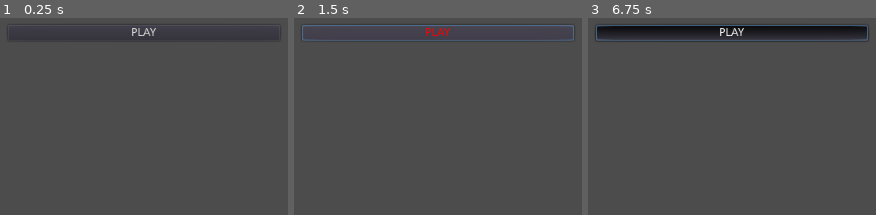
Above: before the commit, frames 1-3 (left to right).
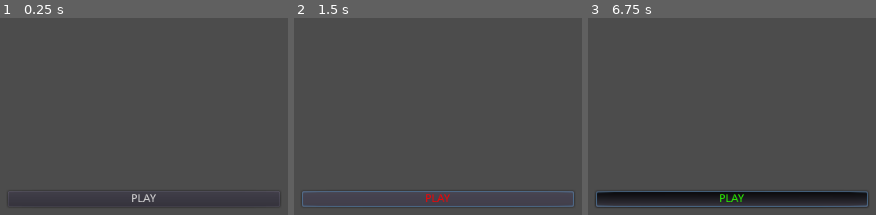
Above: after the commit, the same moments.

Repository: layolabernat/jocgrupal
Game: Godot game, scene res://MENÚ.tscn
The game is run twice, just before and just after one commit, with the same random seed, the same clock (stepped at 60 frames per second) and the same inputs. This scene is started directly instead of the project's main scene.
Inputs:
- Up to frame 1 (0.25 s): no input
- Up to frame 2 (1.5 s): click "PLAY" at 0.5 s; click "PLAY" at 1.25 s
- Up to frame 3 (6.75 s): tap Enter at 2, 3.5, 5 s; hold Space (ves_amunt) 2.03-2.78 s; hold Right (ui_right) 2.03-3.53 s; tap Up (ui_up) at 2.27, 3.02, 4.52, 5.27, 6.02 s; tap Space (ves_amunt) at 2.85, 4.35, 5.85 s; hold Left (ui_left) 3.53-4.28 s; hold Space (ves_amunt) 3.53-4.28 s; hold Right (ui_right) 4.28-5.78 s; hold Space (ves_amunt) 5.03-5.78 s; hold Left (ui_left) 5.78-6.53 s; hold Right (ui_right) from 6.53 s (still down); hold Space (ves_amunt) from 6.53 s (still down)

The runs differ from the first frame. In frame 1, 1.2% of the frame differs, in the area x 7-93%, y 5-96%; in frame 2, 2.4%; in frame 3, 15%, in the area x 2-98%, y 3-97%.

Commit message:
uns canvis

Diff:
--- a/MENÚ.tscn
+++ b/MENÚ.tscn
@@ -16,13 +16,14 @@
 anchor_right = 0.5
 anchor_bottom = 0.5
 margin_left = -174.0
-margin_top = -223.0
+margin_top = -10.5
 margin_right = 174.0
-margin_bottom = 223.0
+margin_bottom = 10.5
 
 [node name="Button" type="Button" parent="VBoxContainer"]
 margin_right = 348.0
 margin_bottom = 20.0
 custom_colors/font_color_hover = Color( 1, 0, 0, 1 )
+custom_colors/font_color_pressed = Color( 0.172549, 1, 0, 1 )
 action_mode = 0
 text = "PLAY"
